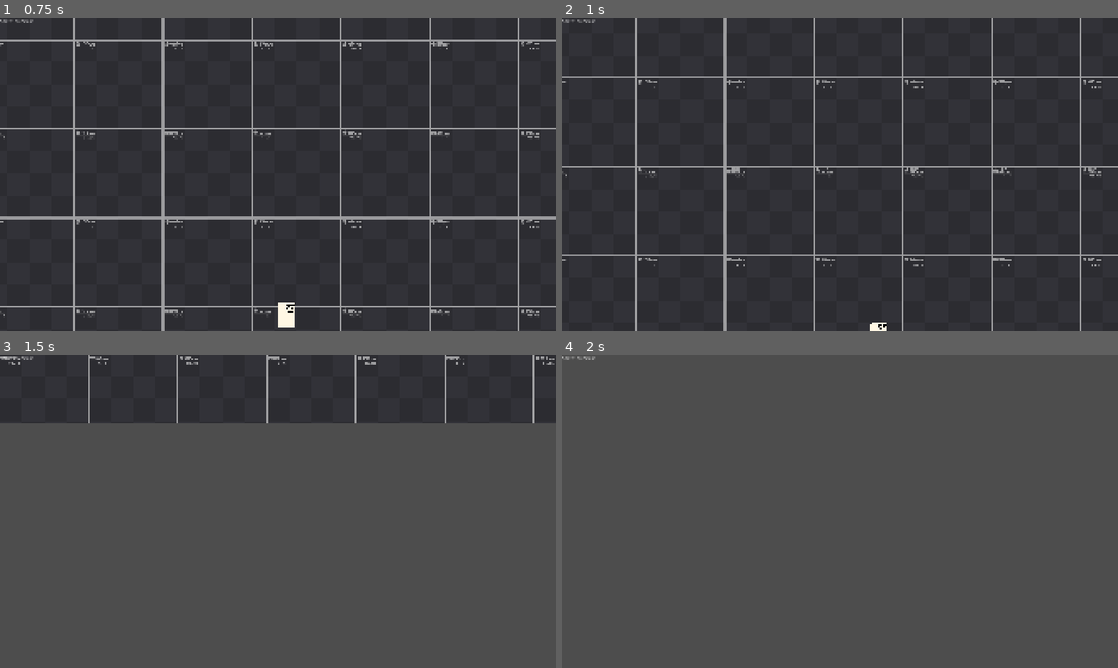
Above: before the commit, frames 1-4 (two rows, left to right).
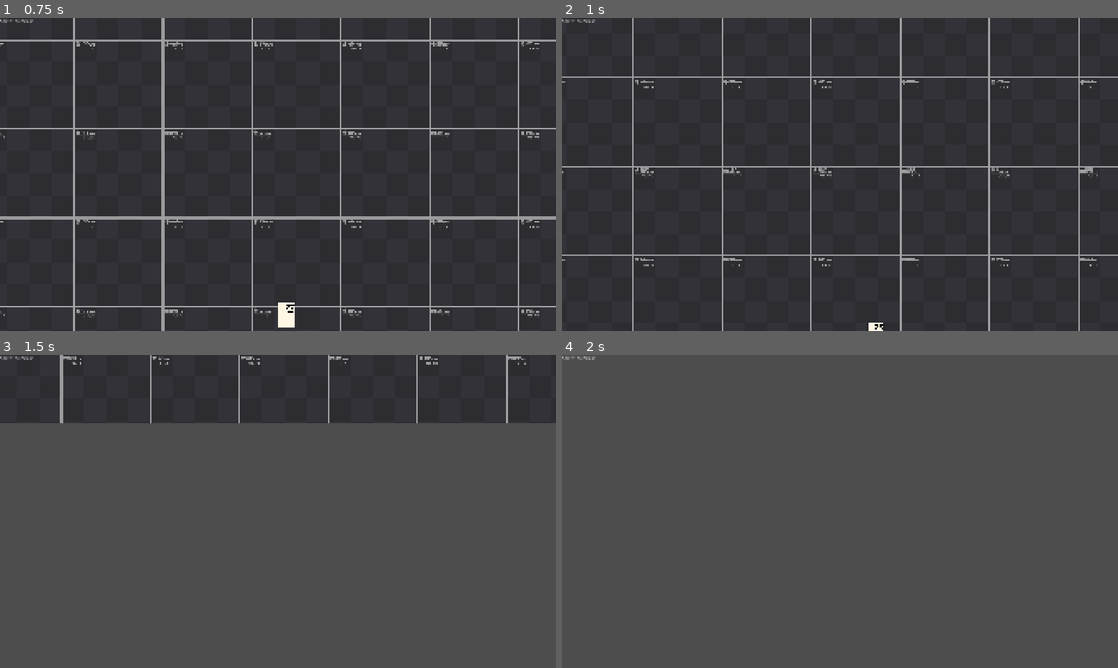
Above: after the commit, the same moments.

Repository: yasukawa426/2d-platformer-godot
Game: Godot game, scene res://scenes/main.tscn
Same seed, same stepped clock (60 frames per second), same inputs: the game is played once before the commit and once after it.
Inputs (mouse positions are in pixels of both pictures, inside the frame that each line leads up to):
- Up to frame 1 (0.75 s): move the mouse to (400, 158) at 0.52 s; hold D (move_right) from 0.53 s (still down)
- Up to frame 2 (1 s): keep holding D (move_right); tap Space (jump) at 0.77 s
- Up to frame 3 (1.5 s): keep holding D (move_right); move the mouse to (166, 527) at 1.27 s
- Up to frame 4 (2 s): keep holding D (move_right); tap Space (jump) at 1.52 s

Frame 1 is identical in both runs. In frame 2, 4.3% of the frame differs, in the area x 0-97%, y 0-100%; in frame 3, 1.3%; in frame 4, nothing differs.

Commit message:
feat: increase camera visibilty

Diff:
--- a/scenes/player/player.tscn
+++ b/scenes/player/player.tscn
@@ -89,7 +89,9 @@
 position_smoothing_speed = 8.0
 drag_horizontal_enabled = true
 drag_vertical_enabled = true
-drag_top_margin = 0.8
+drag_left_margin = 0.1
+drag_top_margin = 0.7
+drag_right_margin = 0.1
 
 [node name="StateMachine" type="Node" parent="." unique_id=1175196843 node_paths=PackedStringArray("starting_state")]
 script = ExtResource("2_0owmy")
